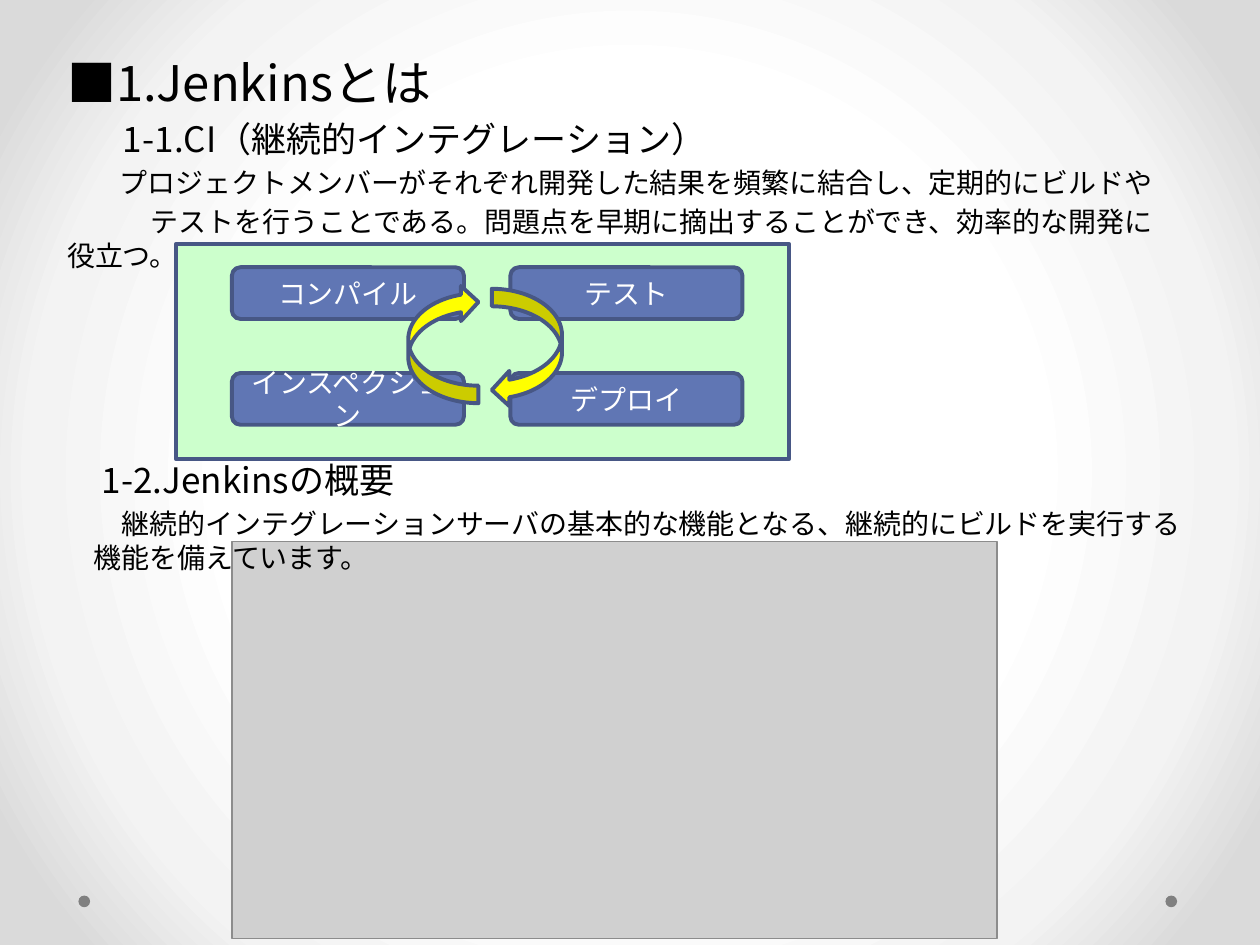
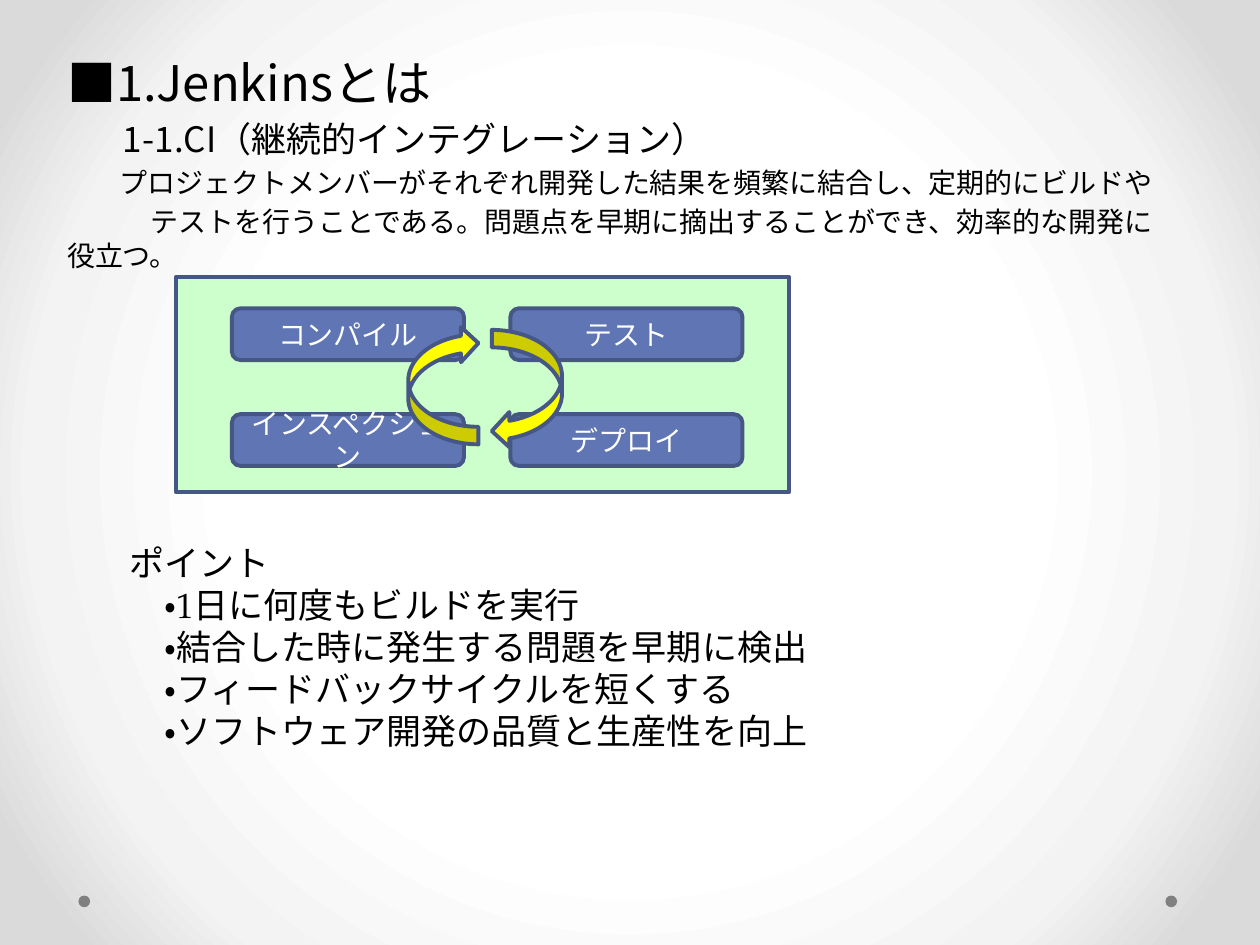
Before and after one commit to ktoten/test, a slide deck: slide 3 of Jenkins.pptx. Drawn at 1260x945 pixels with LibreOffice and Linux fonts; fonts in the diff are those of the drawing; grey boxes stand for pictures. Boxes give left, top, right and bottom in pixels: in the first picture for what was removed or moved away, otherwise in the second. Text is boxed around its words. In the diff, an @@ line names an element or a change of style, - is before the commit and + after.

Commit message:
4th

```diff
--- a/Jenkins.pptx
+++ b/Jenkins.pptx
@@ rectangle: place and size @@
-rectangle at (176,243,789,459)
+rectangle at (176,277,789,493)
@@ 4 rounded rectangles, 2 curved left arrows: place and size @@
-4 rounded rectangles, 2 curved left arrows at (232,267,742,425)
+4 rounded rectangles, 2 curved left arrows at (232,309,742,466)
@@ text removed at (94,458,1180,576) @@
-1-2.Jenkinsの概要
-継続的インテグレーションサーバの基本的な機能となる、継続的にビルドを実行する機能を備えています。
@@ text added at (129,546,807,747), 20 pt, text #000000 @@
+ポイント
+・1日に何度もビルドを実行
+・結合した時に発生する問題を早期に検出
+・フィードバックサイクルを短くする
+・ソフトウェア開発の品質と生産性を向上
@@ picture removed at (232,542,997,939) @@
```
Also in this commit, not shown: 1 other slide changed, 1 slide added.
